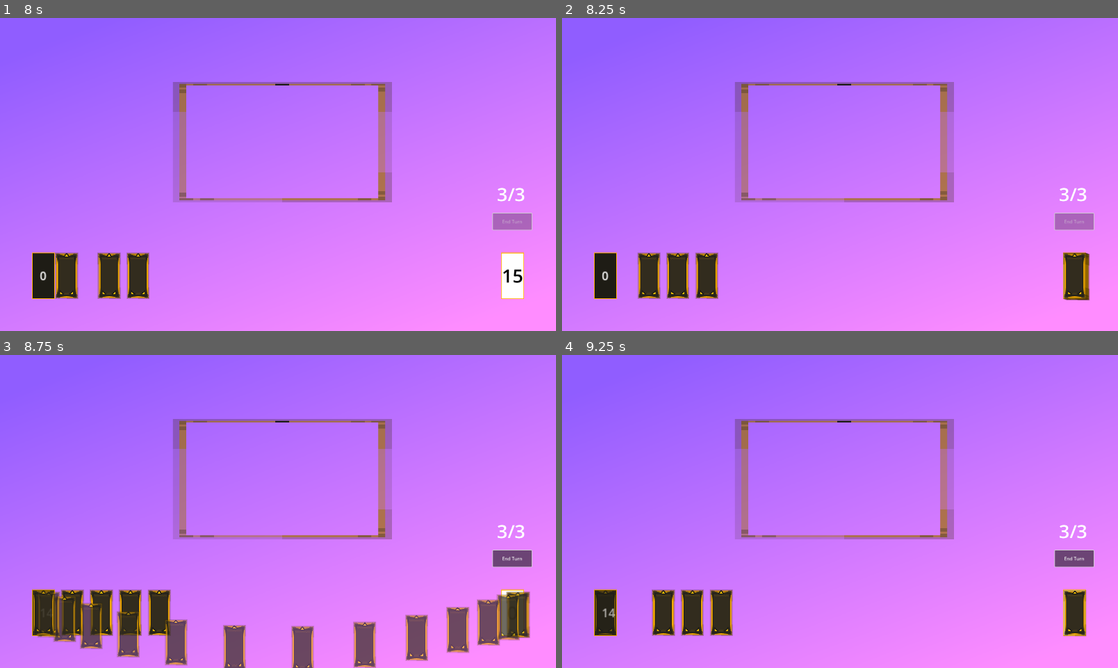
Above: before the commit, frames 1-4 (two rows, left to right).
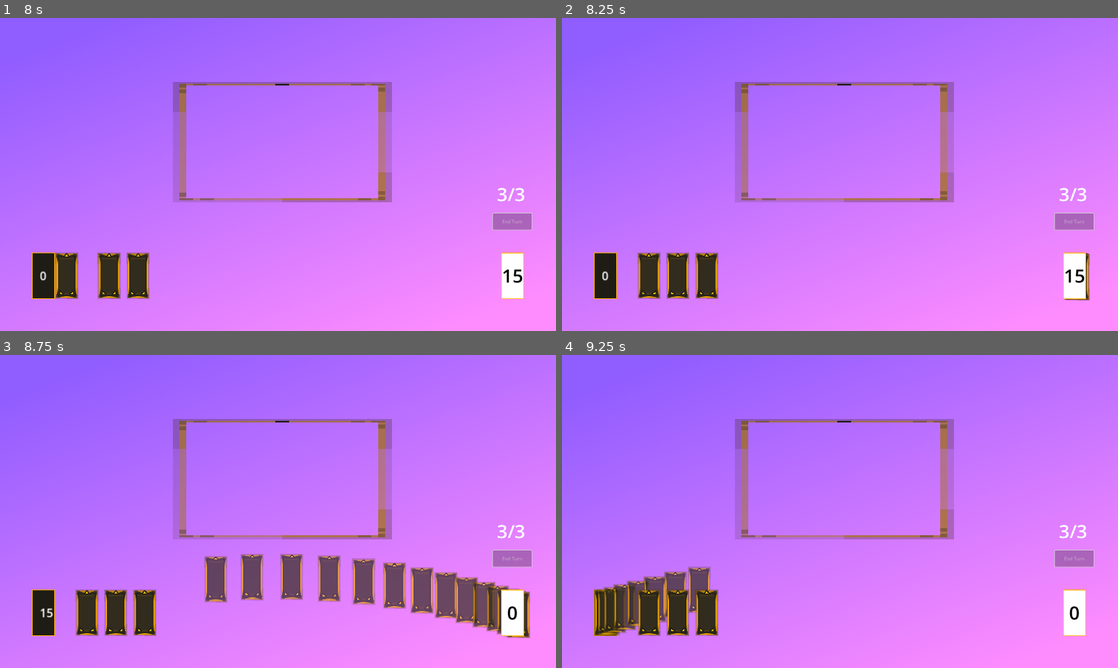
Above: after the commit, the same moments.

Repository: brandon-relentnet/deck-management
Game: Godot game, scene res://main.tscn
The game is run twice, just before and just after one commit, with the same random seed, the same clock (stepped at 60 frames per second) and the same inputs.
Inputs (mouse positions are in pixels of both pictures, inside the frame that each line leads up to):
- Up to frame 1 (8 s): drag from (116, 274) to (283, 143) at 0.52 s; drag from (139, 274) to (283, 143) at 1.27 s; click "End Turn" at 2 s; move the mouse to (333, 105) at 2.77 s; click (333, 105) at 2.92 s; drag from (88, 274) to (511, 274) at 3.52 s; click "End Turn" at 4.25 s; move the mouse to (444, 221) at 5.02 s; click (444, 221) at 5.17 s; drag from (111, 127) to (66, 274) at 5.77 s; click "End Turn" at 6.5 s; move the mouse to (305, 174) at 7.27 s; click (305, 174) at 7.42 s
- Up to frame 2 (8.25 s): drag from (756, 96) to (845, 143) at 8.02 s
- Up to frame 3 (8.75 s): no input
- Up to frame 4 (9.25 s): drag from (634, 611) to (1073, 611) at 8.77 s

Frame 1 is identical in both runs. In frame 2, 0.7% of the frame differs, in the area x 90-95%, y 74-90%; in frame 3, 14%, in the area x 5-96%, y 62-100%; in frame 4, 4.9%.

Commit message:
Now it won't draw until the animation is completed.

Diff:
--- a/scripts/deck.gd
+++ b/scripts/deck.gd
@@ -22,15 +22,18 @@
 
 # Main function to draw a card from the deck
 func draw_card() -> void:
-	# Safety check: don't try to draw from an empty deck
+	# Safety check: don't try to draw from an empty deck or if hand is full
 	if $"../PlayerHand".player_hand.size() >= 10:
 		return
 
-	if player_deck.size() == 0:
+	# Check if deck is empty and needs to refresh from discard
+	if player_deck.size() == 0 and $"../Discard".discard_pile.size() > 0:
+		# We need to properly wait for the complete animation
 		await move_discard_to_draw()
 
-		if player_deck.size() == 0:
-			return
+	# If deck is still empty after trying to refresh, just return
+	if player_deck.size() == 0:
+		return
 
 	# Take the first card from the deck
 	var card_drawn = player_deck[0]
@@ -48,9 +51,19 @@
 
 func draw_hand(cards_to_draw) -> void:
 	currently_drawing_a_card = true
+
+	# First check if we need to refresh the deck before drawing
+	if player_deck.size() == 0 and $"../Discard".discard_pile.size() > 0:
+		# Wait for the entire animation to complete before drawing any cards
+		await move_discard_to_draw()
+
+	# Now draw the cards one by one
 	for i in cards_to_draw:
-		await get_tree().create_timer(CARD_DRAW_SPEED).timeout
-		draw_card()
+		# Only try to draw if we have cards left
+		if player_deck.size() > 0 or $"../Discard".discard_pile.size() > 0:
+			await get_tree().create_timer(CARD_DRAW_SPEED).timeout
+			await draw_card()
+
 	await get_tree().create_timer(CARD_DRAW_SPEED).timeout
 	currently_drawing_a_card = false
 
@@ -75,9 +88,9 @@
 
 func move_discard_to_draw() -> void:
 	# Animation constants
-	const ANIMATION_DURATION = 0.4
+	const ANIMATION_DURATION = 0.7
 	const CARD_OFFSET = 0.03  # Small time offset between cards
-	const ARC_HEIGHT = -250    # Height of the parabolic arc
+	const ARC_HEIGHT = 250    # Height of the parabolic arc
 
 	# Get positions for animation
 	var discard_position = $"../Discard".global_position
@@ -86,10 +99,20 @@
 	# Store the number of cards to animate
 	var card_count = $"../Discard".discard_pile.size()
 	if card_count == 0:
-		return
+		return  # Return early if there's nothing to animate
+
+	# This function is now properly awaitable
 
 	# Create and setup all card visuals at once - initially stacked perfectly
 	var card_visuals = []
+
+	# Get z_index values of discard and draw piles to ensure cards are under them
+	var discard_z_index = $"../Discard".z_index
+	var draw_z_index = z_index
+
+	# Use a lower z_index to make cards appear underneath both piles
+	var animation_z_index = min(discard_z_index, draw_z_index) - 1
+
 	for i in card_count:
 		var card_visual = Sprite2D.new()
 		add_child(card_visual)
@@ -99,7 +122,9 @@
 		card_visual.texture_filter = CanvasItem.TEXTURE_FILTER_NEAREST
 		card_visual.global_position = discard_position
 		card_visual.self_modulate.a = 0.7
-		card_visual.z_index = card_count - i  # Stack order (highest z_index on top)
+
+		# Make sure the z_index is lower than both piles
+		card_visual.z_index = animation_z_index
 
 		card_visuals.append(card_visual)
 
